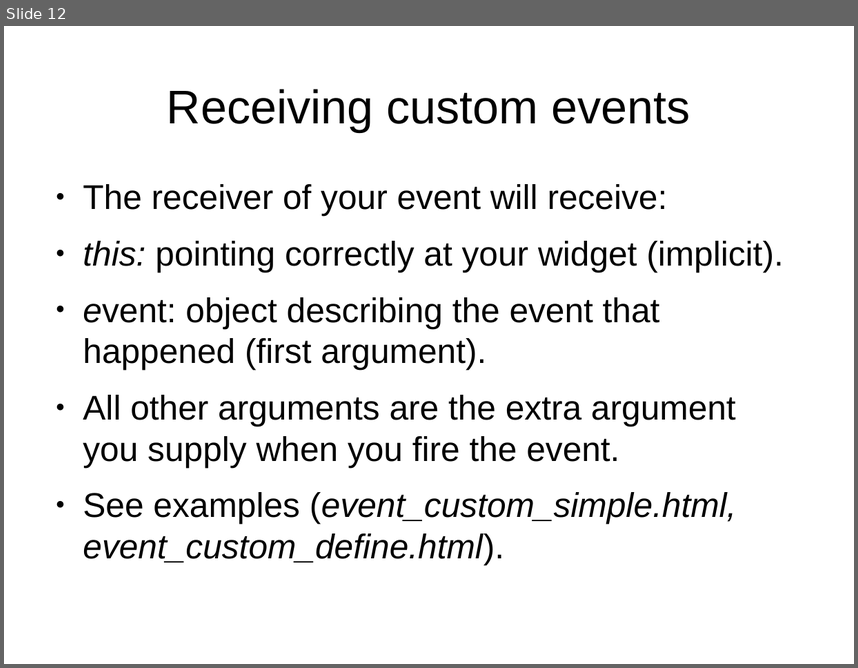
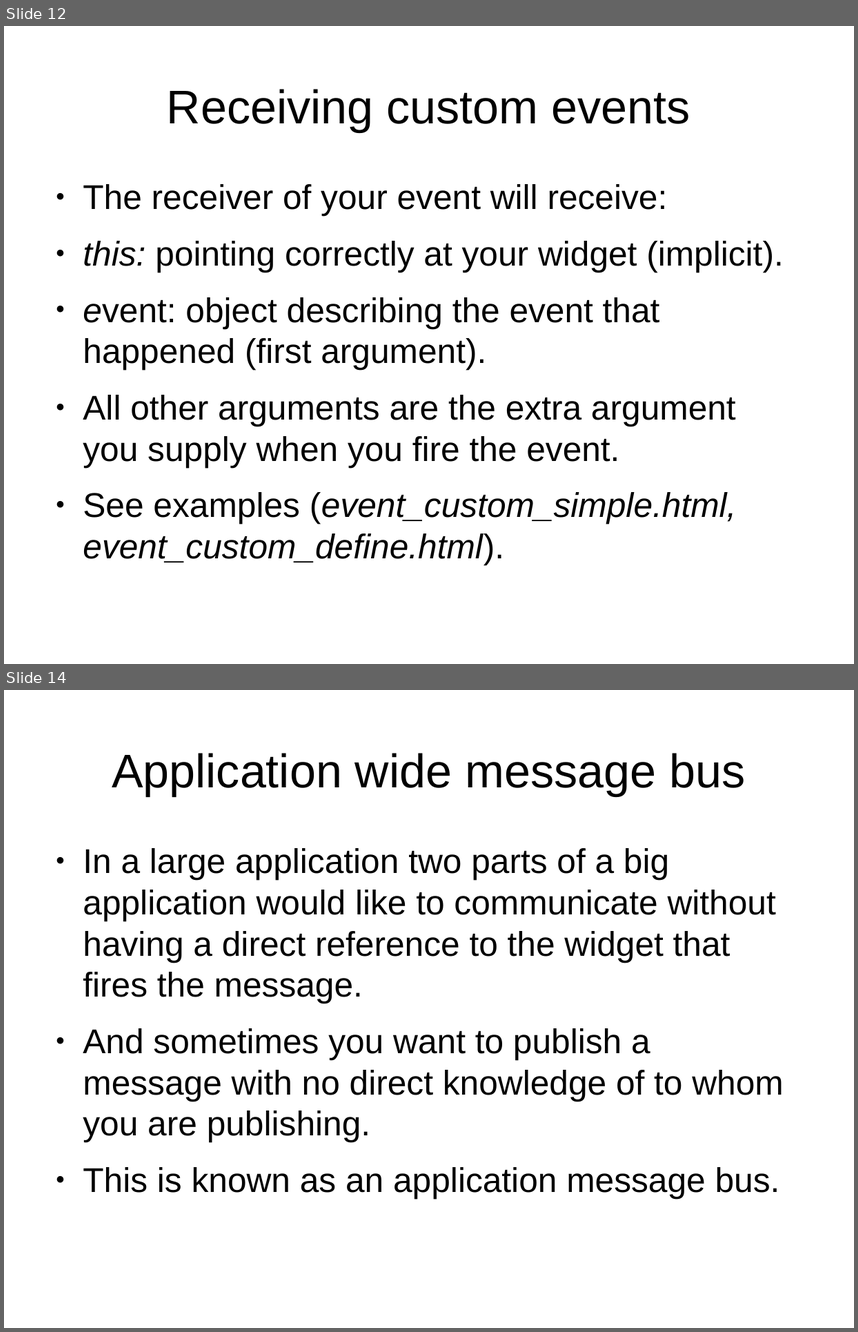
Before and after one commit to veltzer/demos, a slide deck: javascript/extjs/doc/extjs_event_handling.odp. Shown one above the other, each under a label of ours: slide 12 before the commit, slides 12 and 14 after it; the slides between them are not shown. The pictures are 858x668 and 858x1332 pixels, drawn with LibreOffice and Linux fonts; fonts in the diff are those of the drawing. Boxes give left, top, right and bottom in pixels: in the first picture for what was removed or moved away, otherwise in the second. Text is boxed around its words. In the diff, an @@ line names an element or a change of style, - is before the commit and + after.

```diff
--- a/javascript/extjs/doc/extjs_event_handling.odp
+++ b/javascript/extjs/doc/extjs_event_handling.odp
@@ slide 14 added at bbox=[4, 690, 854, 1328], background #FFFFFF @@
@@ title added at bbox=[112, 753, 745, 796], 44 pt, text #000000 @@
+Application wide message bus
@@ text added at bbox=[83, 848, 783, 1198], 32 pt, text #000000 @@
+● In a large application two parts of a big application would like to communicate without having a direct reference to the widget that fires the message.
+● And sometimes you want to publish a message with no direct knowledge of to whom you are publishing.
+● This is known as an application message bus.
```
Also in this commit, not shown: 3 other slides added, 3 other files.
